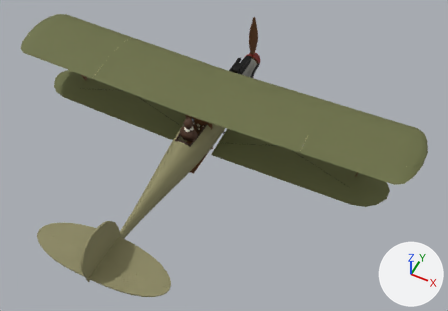
What one commit did to the glTF model public/models/pfalz_diiia.glb.
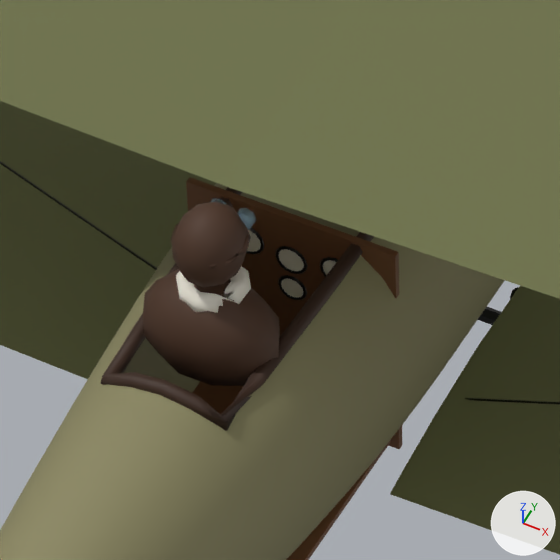
There are two pictures of each version: one whole from a 50 mm lens placed at (4.78, -9.06, 10.0), pointed at (0.76, -1.0, -0.08), one close up on the part from 36% to 52% of the width and 30% to 53% of the height. Every picture has the same lights, and +X, +Y and +Z are marked at lower right. The last two pictures show the newer version. Where no turn or scale is listed for an object, it has been applied to the vertices. Vertices at exactly the same position are counted once.

In view in the first close-up: 'Coaming', 'CockpitInterior', 'Fuselage', 'Gauge_Alt', 'Gauge_Compass', 'Gauge_RPM', 'Gauge_Speed', 'Pilot_Figure', 'Wing_Lower_L', 'Wing_Lower_R', 'Wing_Upper_L', 'Wing_Upper_R', 'Wires' and 5 more.
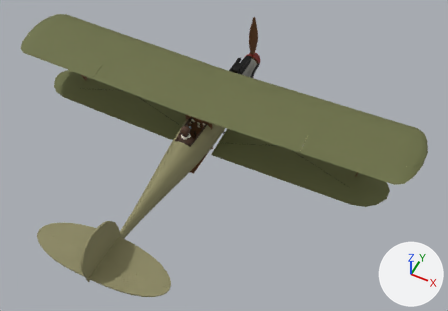
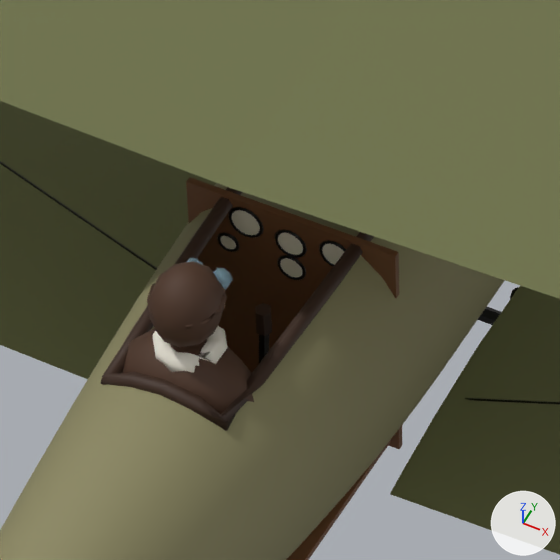
Where the change shows, as pixel boxes (x1, y1, x2, y2) in the close-ups (560 x 560 px):
'Pilot_Figure', moved: before (143, 198, 280, 386); after (122, 258, 254, 414)
'Gauge_Alt', moved: before (279, 249, 304, 271); after (278, 233, 303, 255)
'Gauge_RPM', moved: before (247, 230, 261, 252); after (231, 210, 260, 235)
'Gauge_Compass', moved: before (281, 278, 303, 298); after (280, 258, 302, 278)
'Gauge_Speed', moved: before (323, 260, 336, 275); after (322, 244, 344, 265)

The edits, one by one:
me_pilot_figure is used by ob_pilot_figure; location (0.0, 0.0, 0.0).
me_pilot_figure had 304 vertices, 588 faces and spanned x -0.205..0.205, y -1.302..-1.023, z 0.241..0.831.
me_pilot_figure now has 304 vertices, 588 faces and spans x -0.205..0.205, y -1.442..-1.163, z 0.141..0.731.
me_pilot_figure part 1: the whole mesh is moved by (0.0, -0.14, -0.1).
Object 'Gauge_Alt' (ob_gauge_alt) moves from (0.0, -0.725, 0.263) to (0.0, -0.725, 0.328).
Object 'Gauge_Compass' (ob_gauge_compass) moves from (0.0, -0.725, 0.153) to (0.0, -0.725, 0.233).
Object 'Gauge_RPM' (ob_gauge_rpm) moves from (-0.14, -0.725, 0.283) to (-0.14, -0.725, 0.348).
Object 'Gauge_Speed' (ob_gauge_speed) moves from (0.14, -0.725, 0.283) to (0.14, -0.725, 0.348).
